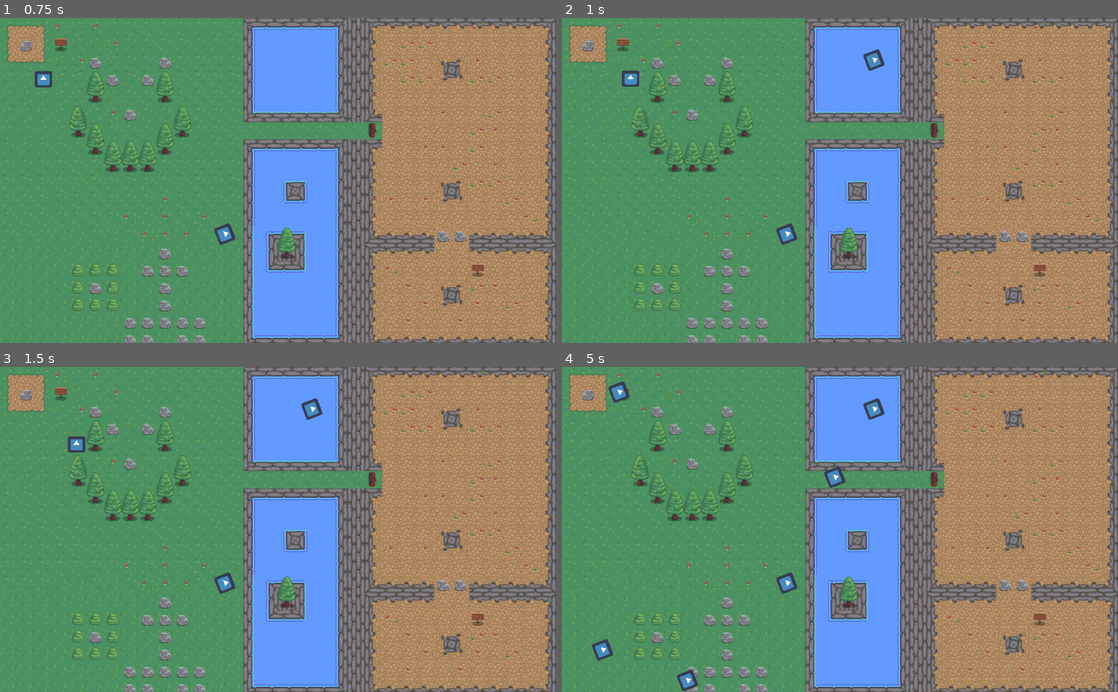
Above: before the commit, frames 1-4 (two rows, left to right).
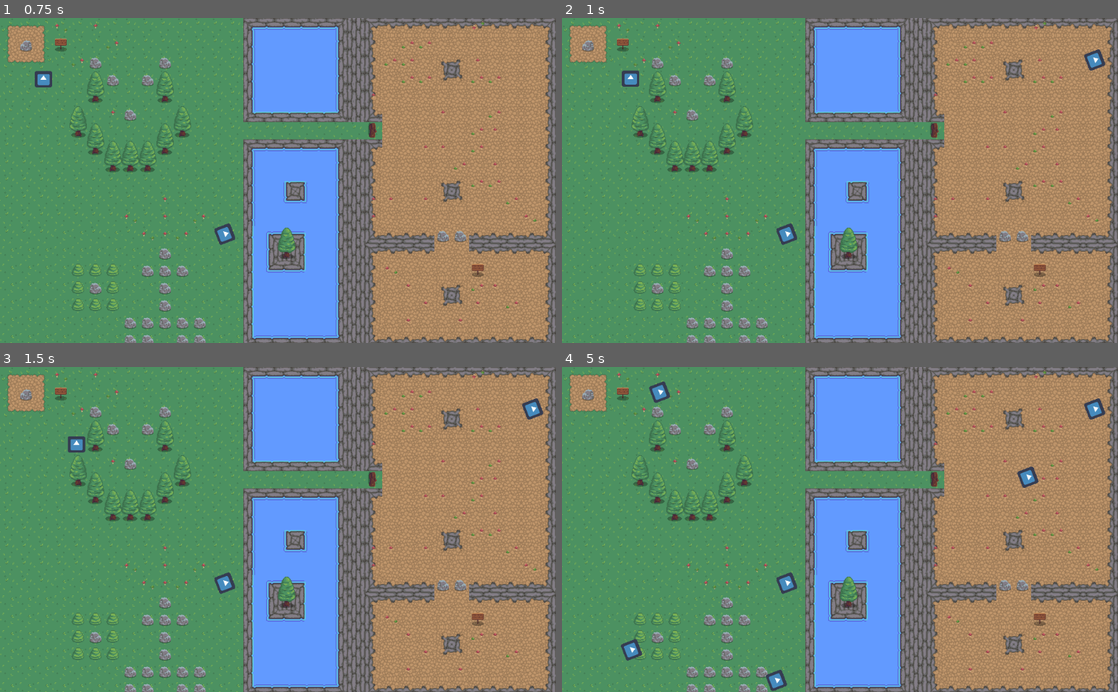
Above: after the commit, the same moments.

Repository: samuelmanolakas/Hellsing-Warewolf-Assault
Game: Godot game, scene res://Node2D.tscn
Two runs of this game, one before a commit and one after it. Both use one fixed random seed, a clock stepped at 60 frames per second and the inputs below. The engine's default icon, where the game draws it, is replaced by a stand-in: a white triangle on a blue panel in a dark square.
Inputs:
- Up to frame 1 (0.75 s): tap Enter at 0.5 s; hold D (right) from 0.53 s (still down)
- Up to frame 2 (1 s): keep holding D (right)
- Up to frame 3 (1.5 s): release D (right) at 1.28 s; hold S (down) from 1.28 s (still down)
- Up to frame 4 (5 s): release S (down) at 2.03 s; hold D (right) 2.03-2.78 s; tap Space at 2.75 s; hold W (up) 2.78-3.53 s; hold A (left) from 3.53 s (still down)

Frame 1 is identical in both runs. In frame 2, 0.3% of the frame differs, in the area x 54-98%, y 9-17%; in frame 3, 0.3%; in frame 4, 1.7%, in the area x 5-98%, y 4-100%.

Commit message:
Update Node2D.gd

Diff:
--- a/map/Node2D.gd
+++ b/map/Node2D.gd
@@ -14,7 +14,7 @@
 
 
 func _on_enemy_spawn_timeout():
-	var stave_postition = Vector2(rand_range( 0, 600), rand_range( 0, 600))
+	var stave_postition = Vector2(rand_range( 0, 1024), rand_range( 0, 600))
 	var GrabedInstance= stave.instance()
 	self.add_child(GrabedInstance)
 	GrabedInstance.global_position = stave_postition
